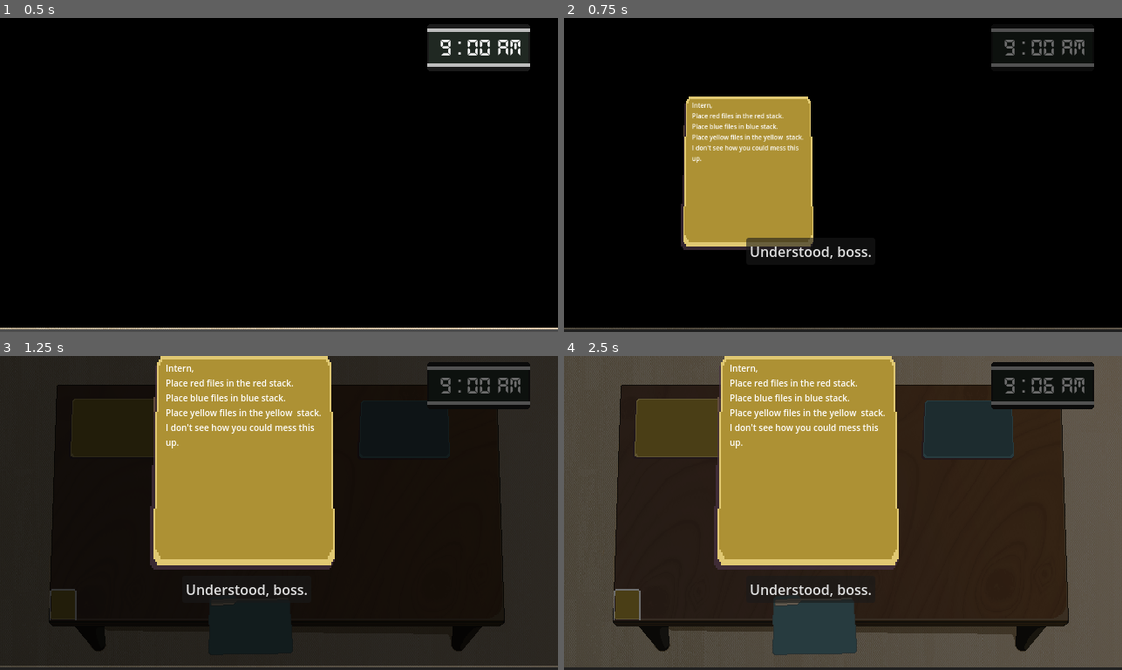
Above: before the commit, frames 1-4 (two rows, left to right).
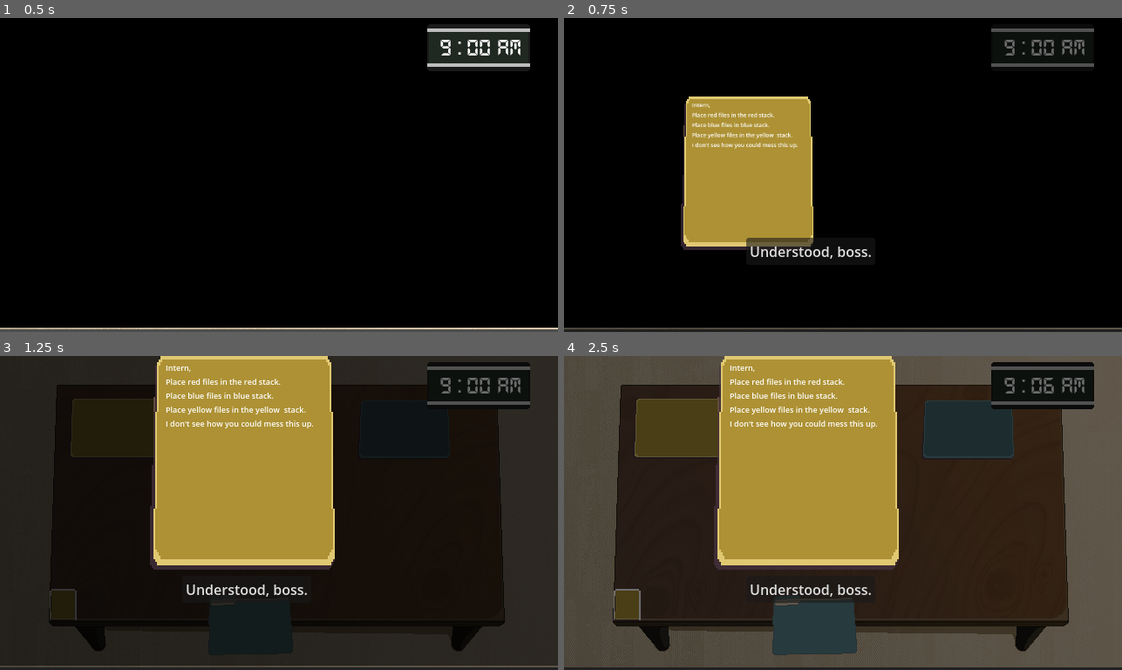
Above: after the commit, the same moments.

Repository: milk9111/godot-wild-jam-79
Game: Godot game, scene res://game.tscn
Same seed, same stepped clock (60 frames per second), same inputs: the game is played once before the commit and once after it.
Inputs (mouse positions are in pixels of both pictures, inside the frame that each line leads up to):
- Up to frame 1 (0.5 s): no input
- Up to frame 2 (0.75 s): click (625, 266) at 0.5 s
- Up to frame 3 (1.25 s): no input
- Up to frame 4 (2.5 s): click "Understood, boss." at 1.25 s; click (625, 604) at 2 s

Frame 1 is identical in both runs. In frame 2, 1.0% of the frame differs, in the area x 22-43%, y 26-47%; in frame 3, 1.7%, in the area x 29-58%, y 2-30%; in frame 4, 1.7%.

Commit message:
Fixed directions and font arrangement

Diff:
--- a/day_one.tscn
+++ b/day_one.tscn
@@ -356,7 +356,7 @@
 grow_horizontal = 2
 grow_vertical = 2
 theme_override_fonts/font = SubResource("SystemFont_256nn")
-theme_override_font_sizes/font_size = 10
+theme_override_font_sizes/font_size = 9
 text = "Intern,
 Place red files in the red stack.
 Place blue files in blue stack.
